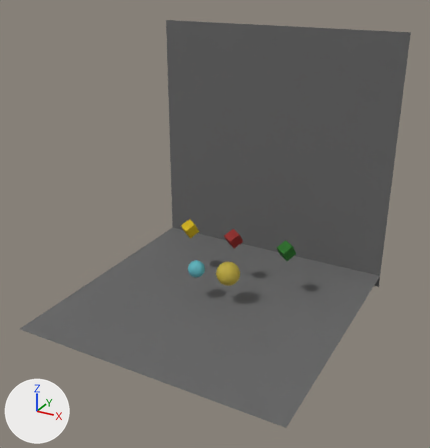
The COLLADA model data/models/box/boxes_transparent.dae, before and after one commit.
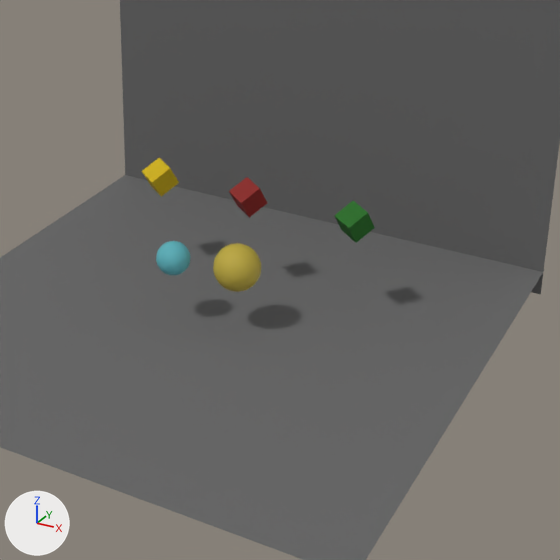
Each version is shown whole from a 50 mm lens placed at (18.9, -34.2, 21.9), pointed at (0.5, -0.9, 5.3), then close up on the part from 26% to 90% of the width and 31% to 93% of the height. Lighting does not change. The marker at lower left points along +X, +Y and +Z. Where no turn or scale is listed for an object, it has been applied to the vertices.
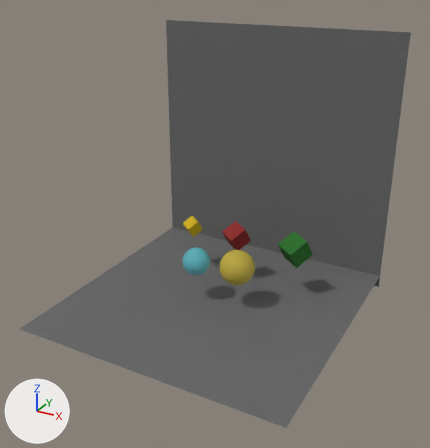
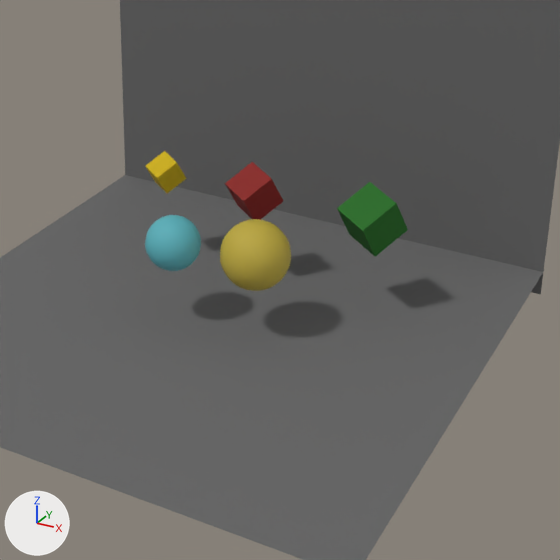
Commit message: [scene] - Updated demo scene

What differs and where, as boxes (x1, y1, x2, y2) in the close-ups (560 x 560 px):
'pSphere2', moved, rescaled (47% wider, 46% taller)
    before: (213, 243, 261, 292)
    after: (220, 219, 291, 291)
'pCube5', moved, rescaled (71% wider, 77% taller)
    before: (334, 201, 375, 243)
    after: (337, 182, 408, 257)
'pSphere1', moved, rescaled (63% wider, 63% taller)
    before: (156, 241, 190, 275)
    after: (145, 215, 201, 271)
'pCube4', moved, rescaled (51% wider, 40% taller)
    before: (229, 177, 267, 218)
    after: (225, 162, 283, 220)
'pCube3', moved, rescaled (10% wider, 7% taller)
    before: (141, 158, 179, 197)
    after: (145, 151, 187, 193)

Patch to the scene script:
```diff
--- a/data/models/box/boxes_transparent.dae.py
+++ b/data/models/box/boxes_transparent.dae.py
@@ ob_pcube3 @@
 ob_pcube3 = bpy.data.objects.new('pCube3', me_pcube3mesh)
-ob_pcube3.location = (-4.08, 3.32, 2.28)
+ob_pcube3.location = (-4.13, 3.82, 2.28)
 ob_pcube3.rotation_euler = (0.17, -0.524, 0.955)  # degrees (10, -30, 55)
-ob_pcube3.scale = (91.3, 91.3, 91.3)
+ob_pcube3.scale = (101.0, 101.0, 101.0)
@@ ob_pcube4 @@
 ob_pcube4 = bpy.data.objects.new('pCube4', me_pcube4mesh)
-ob_pcube4.location = (-0.13, 3.32, 2.28)
+ob_pcube4.location = (-0.13, 3.82, 2.28)
 ob_pcube4.rotation_euler = (0.17, -0.524, 0.955)  # degrees (10, -30, 55)
-ob_pcube4.scale = (91.3, 91.3, 91.3)
+ob_pcube4.scale = (139.0, 139.0, 139.0)
@@ ob_pcube5 @@
 ob_pcube5 = bpy.data.objects.new('pCube5', me_pcube5mesh)
-ob_pcube5.location = (4.29, 3.32, 2.28)
+ob_pcube5.location = (4.79, 3.82, 2.28)
 ob_pcube5.rotation_euler = (0.17, -0.524, 0.955)  # degrees (10, -30, 55)
-ob_pcube5.scale = (91.3, 91.3, 91.3)
+ob_pcube5.scale = (161.0, 161.0, 161.0)
@@ ob_psphere1 @@
 ob_psphere1 = bpy.data.objects.new('pSphere1', me_psphere1mesh)
-ob_psphere1.location = (-1.29, -0.44, 1.07)
-ob_psphere1.scale = (63.6, 63.6, 63.6)
+ob_psphere1.location = (-1.29, -0.44, 1.71)
+ob_psphere1.scale = (103.0, 103.0, 103.0)
@@ ob_psphere2 @@
 ob_psphere2 = bpy.data.objects.new('pSphere2', me_psphere2mesh)
-ob_psphere2.location = (1.08, 0.13, 1.03)
-ob_psphere2.scale = (87.9, 87.9, 87.9)
+ob_psphere2.location = (1.81, 0.12, 1.73)
+ob_psphere2.scale = (128.0, 128.0, 128.0)
```
